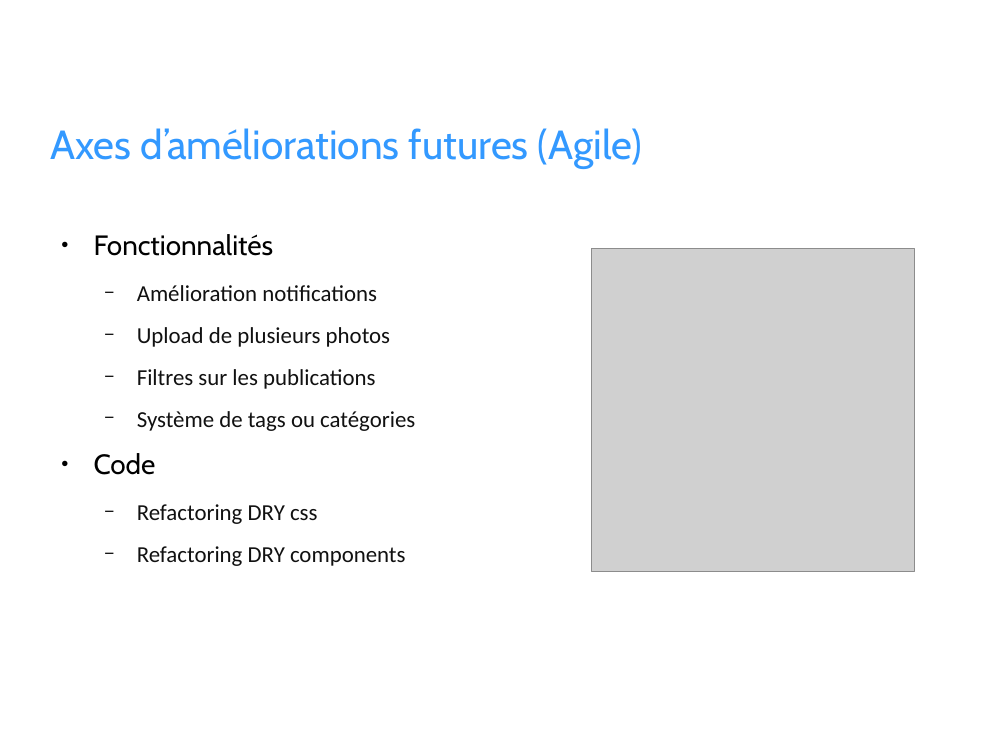
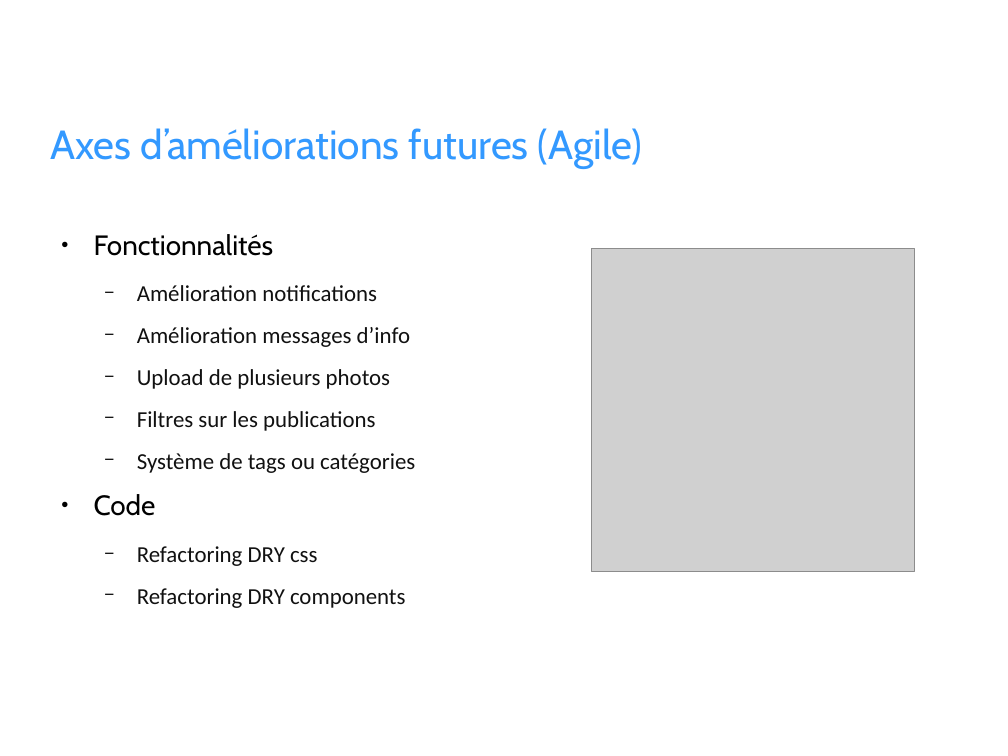
Before and after one commit to RomainSire/OC-P7-Social-Network, a slide deck: slide 13 of docs/P7_00_Présentation.odp. Drawn at 1008x756 pixels with LibreOffice and Linux fonts; fonts in the diff are those of the drawing; grey boxes stand for pictures; background and template pictures are left out. Boxes give left, top, right and bottom in pixels: in the first picture for what was removed or moved away, otherwise in the second. Text is boxed around its words. In the diff, an @@ line names an element or a change of style, - is before the commit and + after.

Commit message:
MAJ diaporama de présentation

```diff
--- a/docs/P7_00_Présentation.odp
+++ b/docs/P7_00_Présentation.odp
@@ text at (137,327,410,347): paragraph added @@
+  − Amélioration messages d’info
```
